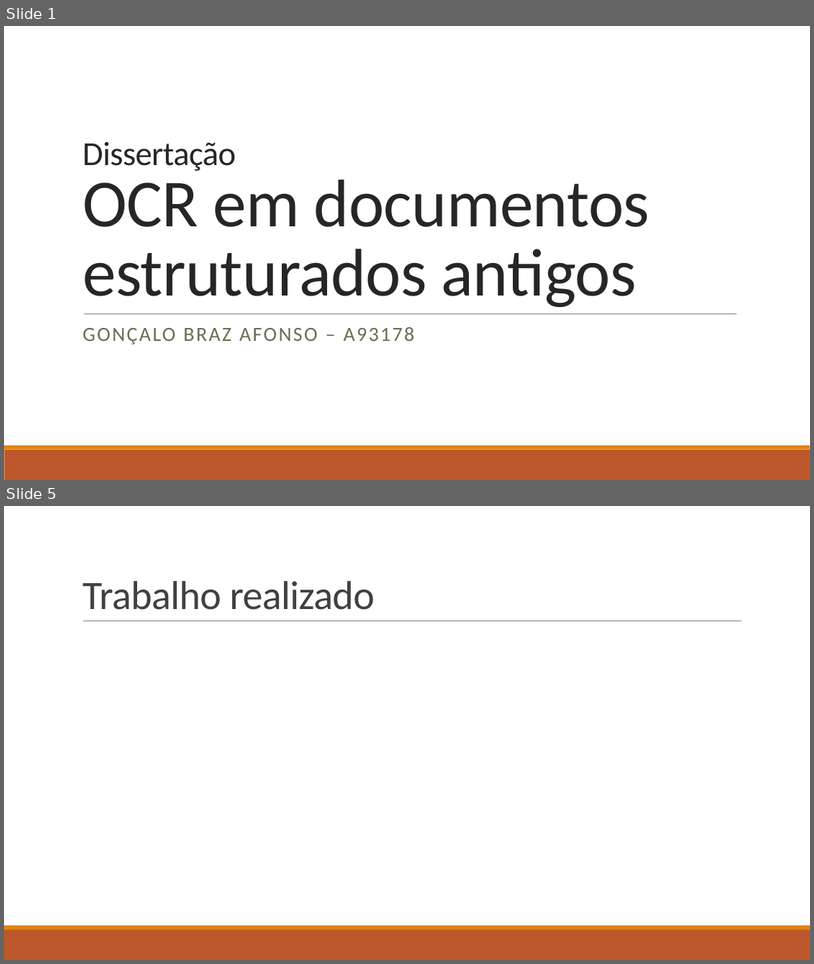
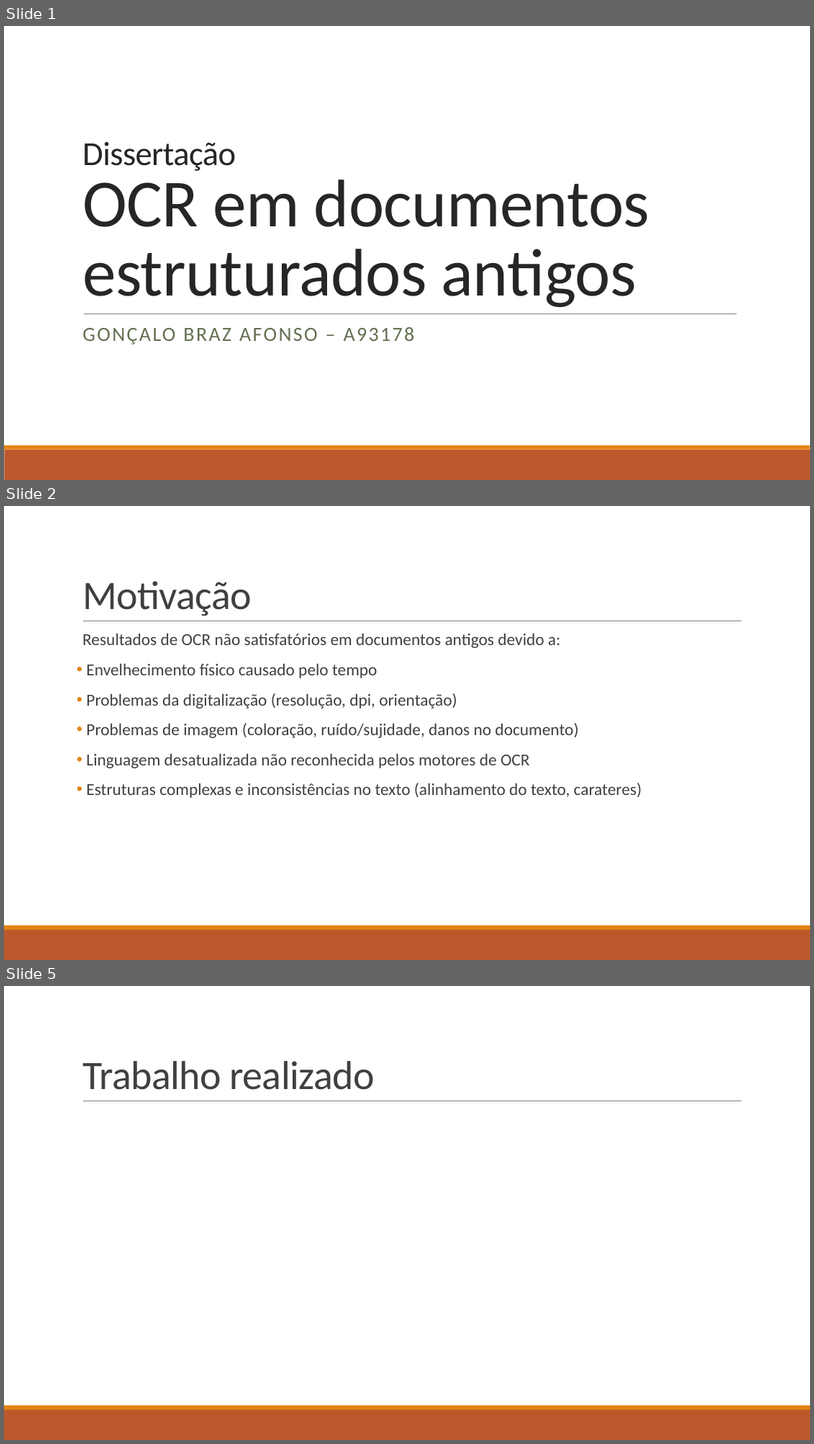
Before and after one commit to brazafonso/OCR-old_documents, a slide deck: docs/tese/apresentacao.pptx. Shown one above the other, each under a label of ours: slides 1 and 5 before the commit, slides 1, 2 and 5 after it; the slides between them are not shown. The pictures are 814x964 and 814x1444 pixels, drawn with LibreOffice and Linux fonts; fonts in the diff are those of the drawing. Boxes give left, top, right and bottom in pixels: in the first picture for what was removed or moved away, otherwise in the second. Text is boxed around its words. In the diff, an @@ line names an element or a change of style, - is before the commit and + after.

```diff
--- a/docs/tese/apresentacao.pptx
+++ b/docs/tese/apresentacao.pptx
@@ slide 2 added at [4, 506, 810, 960], background #FFFFFF; not listed: 3 template elements that a slide beside it also shows @@
@@ title added at [82, 581, 252, 616], 48 pt, text #404040 @@
+Motivação
@@ text added at [82, 633, 642, 798], 20 pt, text #404040 @@
+  Resultados de OCR não satisfatórios em documentos antigos devido a:
+• Envelhecimento físico causado pelo tempo
+• Problemas da digitalização (resolução, dpi, orientação)
+• Problemas de imagem (coloração, ruído/sujidade, danos no documento)
+• Linguagem desatualizada não reconhecida pelos motores de OCR
+• Estruturas complexas e inconsistências no texto (alinhamento do texto, carateres)
```
Also in this commit, not shown: 1 slide changed, 1 other slide added, 2 slides removed, 8 other files.
